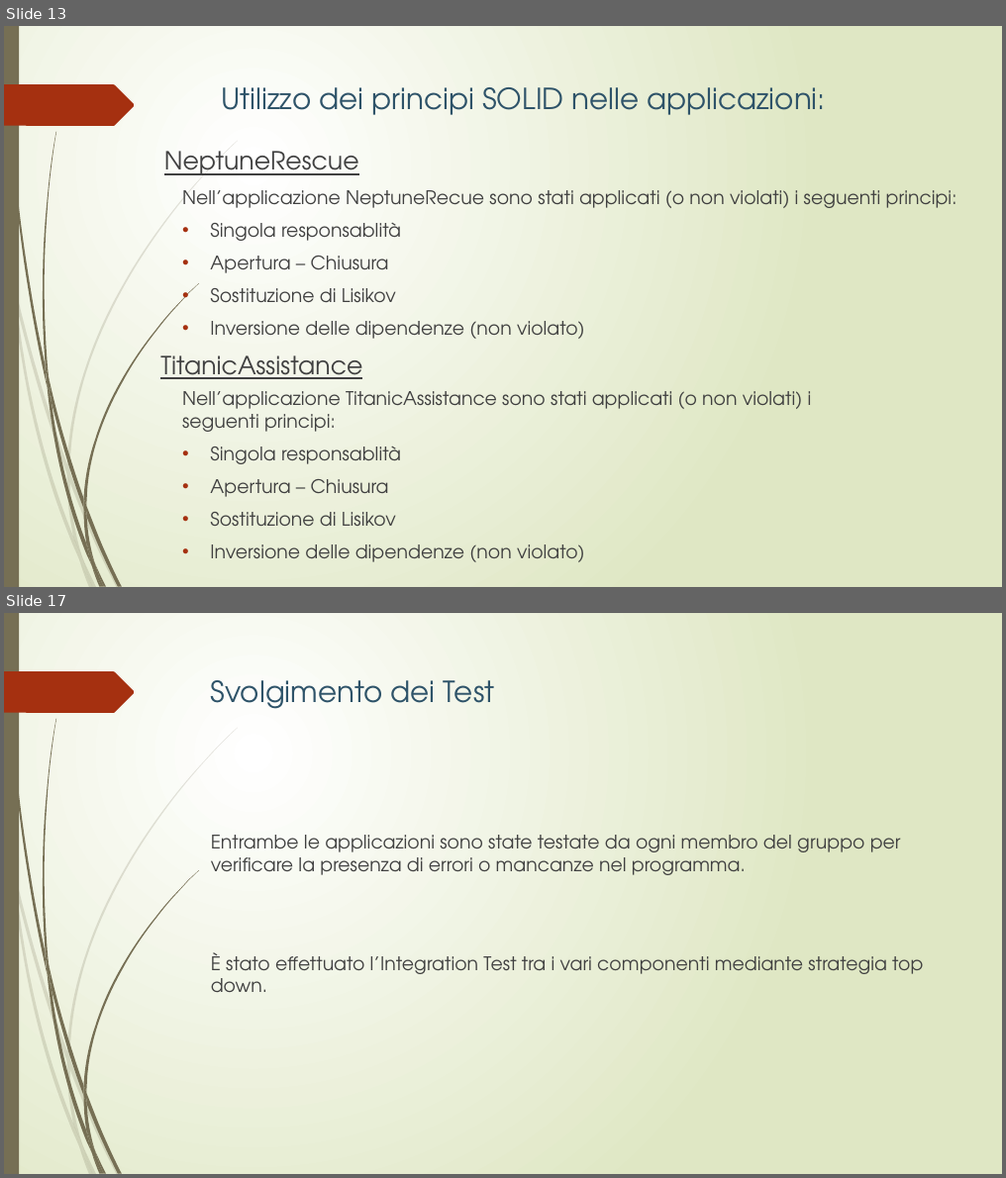
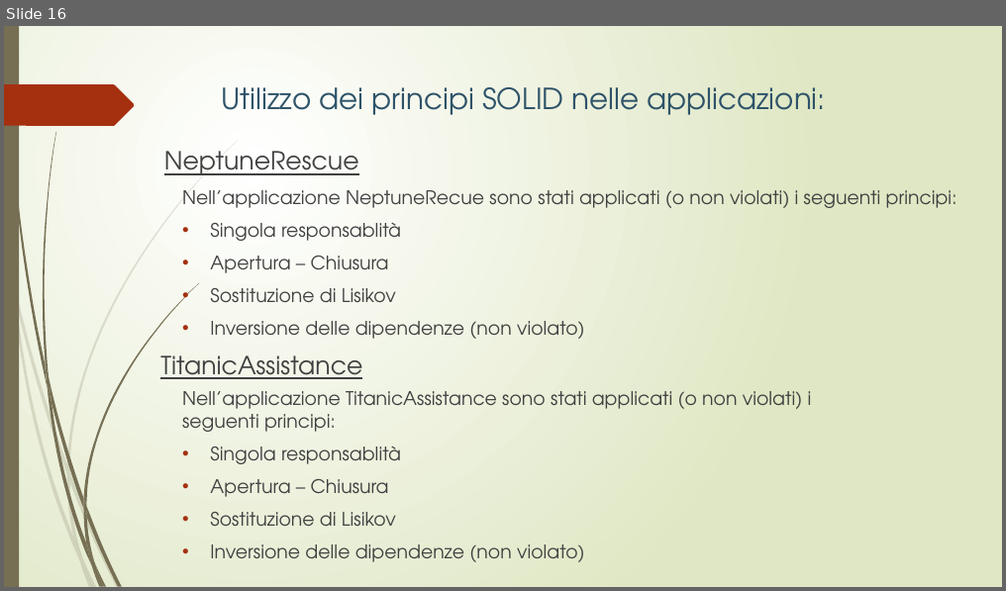
Before and after one commit to lpleo/Ingegneria_Software_2014, a slide deck: Slide/Slide Sparta.pptx. Shown one above the other, each under a label of ours: slides 13 and 17 before the commit, slide 16 after it; the slides between them are not shown. The pictures are 1006x1178 and 1006x591 pixels, drawn with LibreOffice and Linux fonts; fonts in the diff are those of the drawing. Boxes give left, top, right and bottom in pixels: in the first picture for what was removed or moved away, otherwise in the second. Text is boxed around its words. In the diff, an @@ line names an element or a change of style, - is before the commit and + after.

```diff
--- a/Slide/Slide Sparta.pptx
+++ b/Slide/Slide Sparta.pptx
@@ slide 17 removed at [4,613,1002,1174], background gradient #FFFFFF to #DFE8C4; not listed: 24 template elements that a slide beside it also shows @@
@@ title removed at [211,680,495,709] @@
-Svolgimento dei Test
@@ text removed at [211,835,923,992] @@
-Entrambe le applicazioni sono state testate da ogni membro del gruppo per verificare la presenza di errori o mancanze nel programma.
-È stato effettuato l’Integration Test tra i vari componenti mediante strategia top down.
@@ what was slide 13 is now slide 16 @@
```
Also in this commit, not shown: 4 slides changed, 3 slides added, 1 other slide removed, 1 other file.
